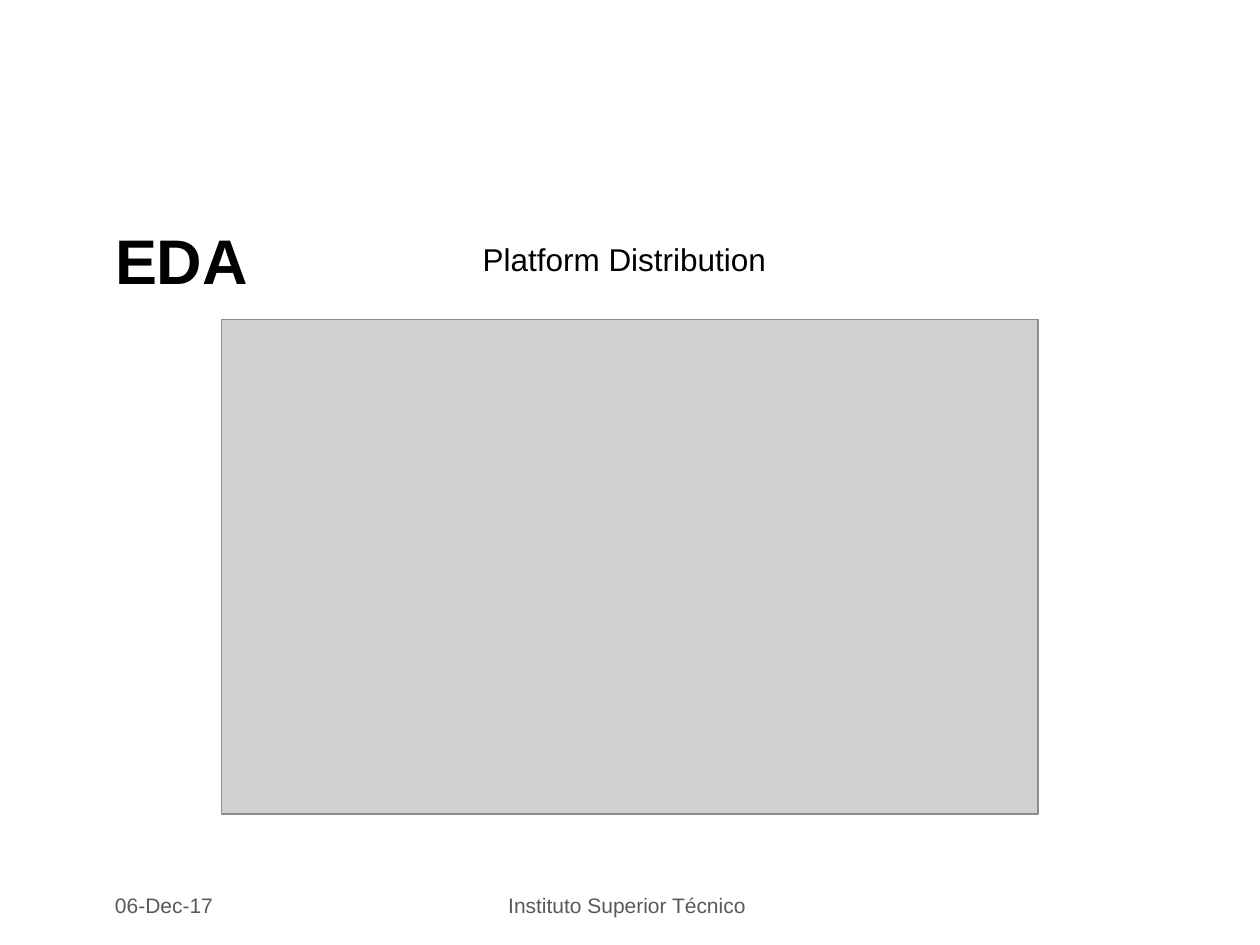
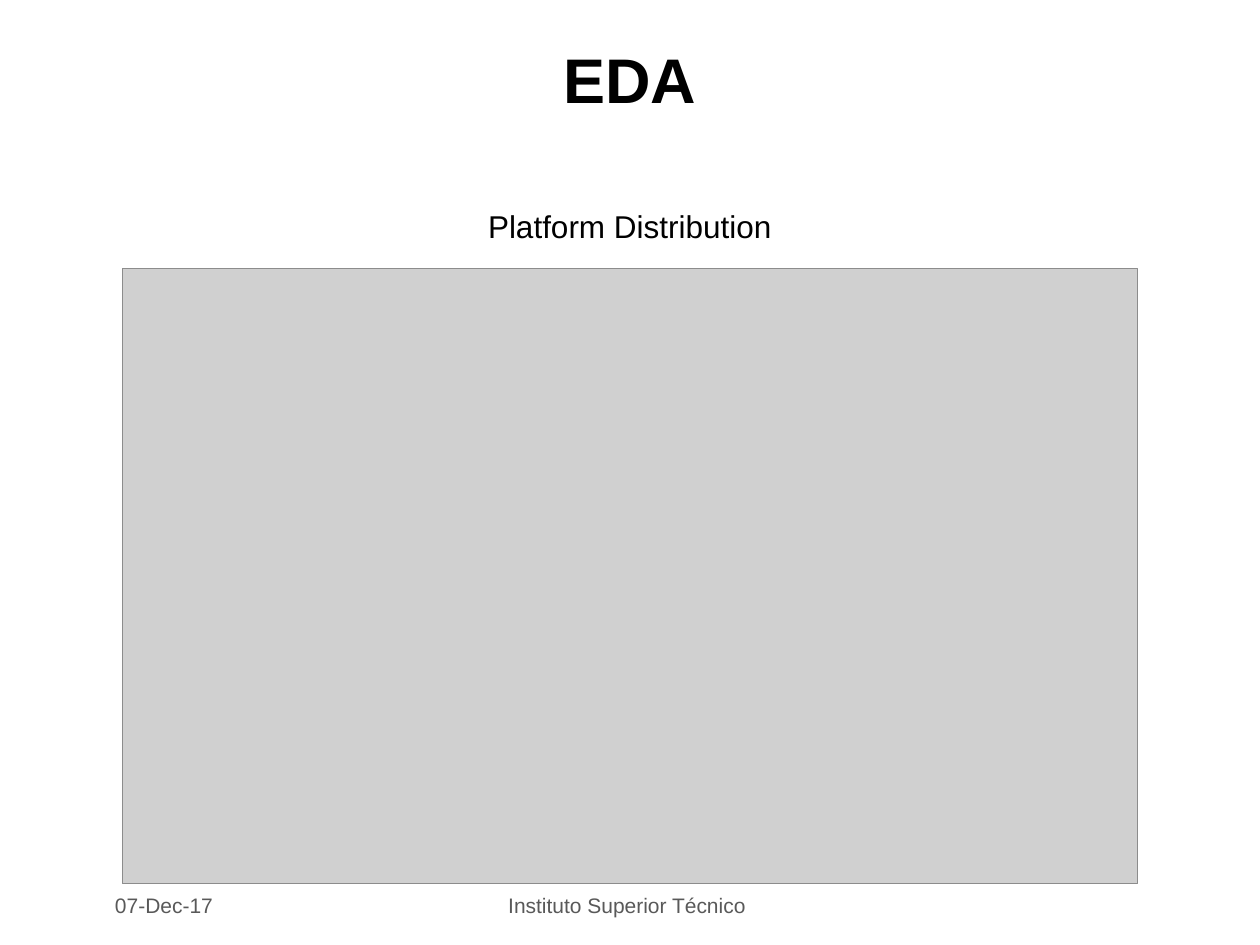
Before and after one commit to PedroLFerreira/Videogame-Data-Mining, a slide deck: slide 6 of dataMining.pptx (slide 5 before the commit). Drawn at 1260x945 pixels with LibreOffice and Linux fonts; fonts in the diff are those of the drawing; grey boxes stand for pictures; background and template pictures are left out. Boxes give left, top, right and bottom in pixels: in the first picture for what was removed or moved away, otherwise in the second. Text is boxed around its words. In the diff, an @@ line names an element or a change of style, - is before the commit and + after.

```diff
--- a/dataMining.pptx
+++ b/dataMining.pptx
@@ text "EDA" at box(564, 59, 697, 103): alignment left to centre @@
@@ text "EDA": place and size @@
-text "EDA" at box(115, 240, 248, 284)
+text "EDA" at box(564, 59, 697, 103)
@@ text "Platform Distribution": place and size @@
-text "Platform Distribution" at box(483, 248, 766, 272)
+text "Platform Distribution" at box(488, 215, 771, 239)
@@ text "Platform Distribution" at box(488, 215, 771, 239): alignment left to centre @@
@@ picture: place and size @@
-picture at box(222, 319, 1038, 814)
+picture at box(122, 268, 1138, 883)
@@ text at box(115, 898, 213, 913): text changed @@
-06-Dec-17
+07-Dec-17
```
Also in this commit, not shown: 9 other slides changed, 1 slide added, 4 other files.
